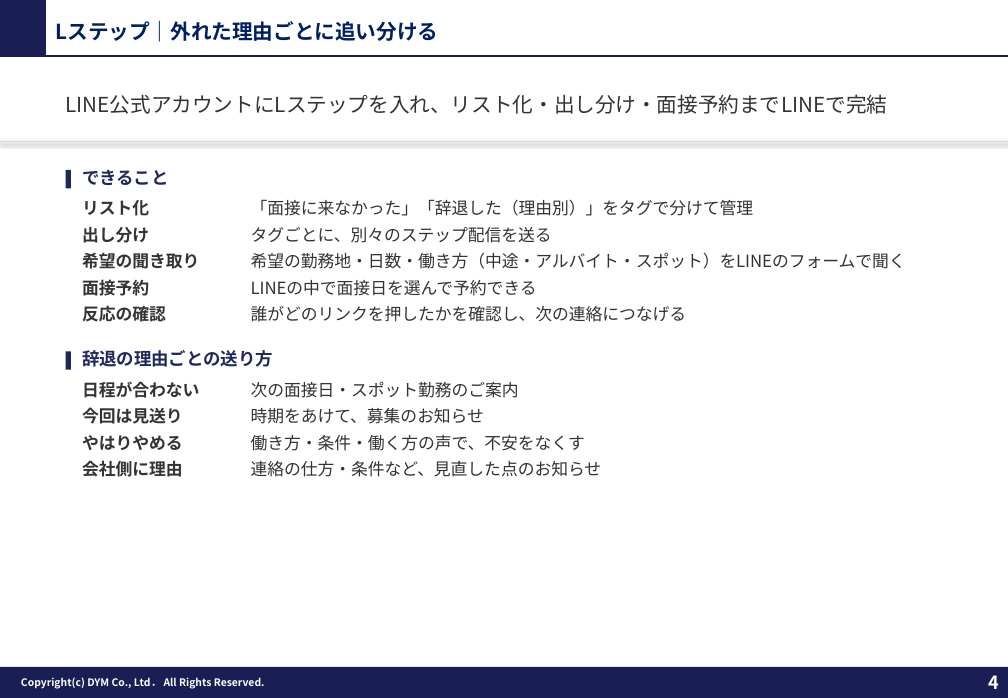
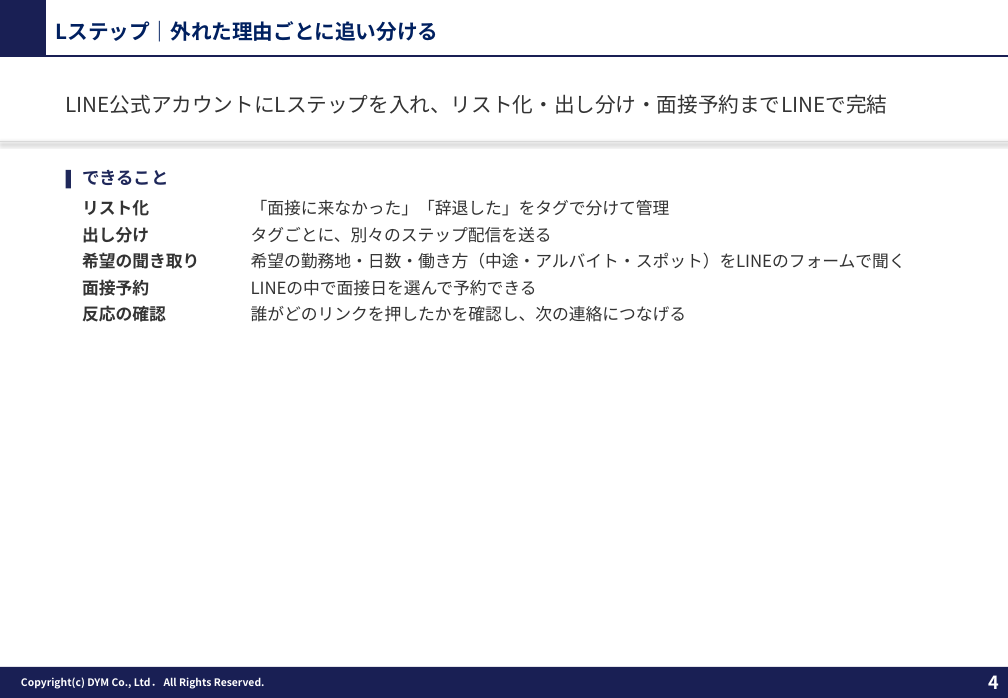
Before and after one commit to tonomura-r-dev/folder, a slide deck: slide 4 of 20261013_セキュリティー京葉御中_LINE採用追客のご提案.pptx. Drawn at 1008x698 pixels with LibreOffice and Linux fonts; fonts in the diff are those of the drawing; background and template pictures are left out. Boxes give left, top, right and bottom in pixels: in the first picture for what was removed or moved away, otherwise in the second. Text is boxed around its words. In the diff, an @@ line names an element or a change of style, - is before the commit and + after.

```diff
--- a/20261013_セキュリティー京葉御中_LINE採用追客のご提案.pptx
+++ b/20261013_セキュリティー京葉御中_LINE採用追客のご提案.pptx
@@ text at [251,199,670,216]: text changed @@
-「面接に来なかった」「辞退した（理由別）」をタグで分けて管理
+「面接に来なかった」「辞退した」をタグで分けて管理
@@ rectangle removed at [65,352,71,370] @@
@@ text removed at [82,350,273,367] @@
-辞退の理由ごとの送り方
@@ text removed at [82,381,199,398] @@
-日程が合わない
@@ text removed at [251,381,519,398] @@
-次の面接日・スポット勤務のご案内
@@ text removed at [82,407,183,424] @@
-今回は見送り
@@ text removed at [251,408,484,424] @@
-時期をあけて、募集のお知らせ
@@ text removed at [82,435,183,450] @@
-やはりやめる
@@ text removed at [251,435,585,451] @@
-働き方・条件・働く方の声で、不安をなくす
@@ text removed at [82,460,183,477] @@
-会社側に理由
@@ text removed at [251,461,602,477] @@
-連絡の仕方・条件など、見直した点のお知らせ
```
Also in this commit, not shown: 4 other files.
